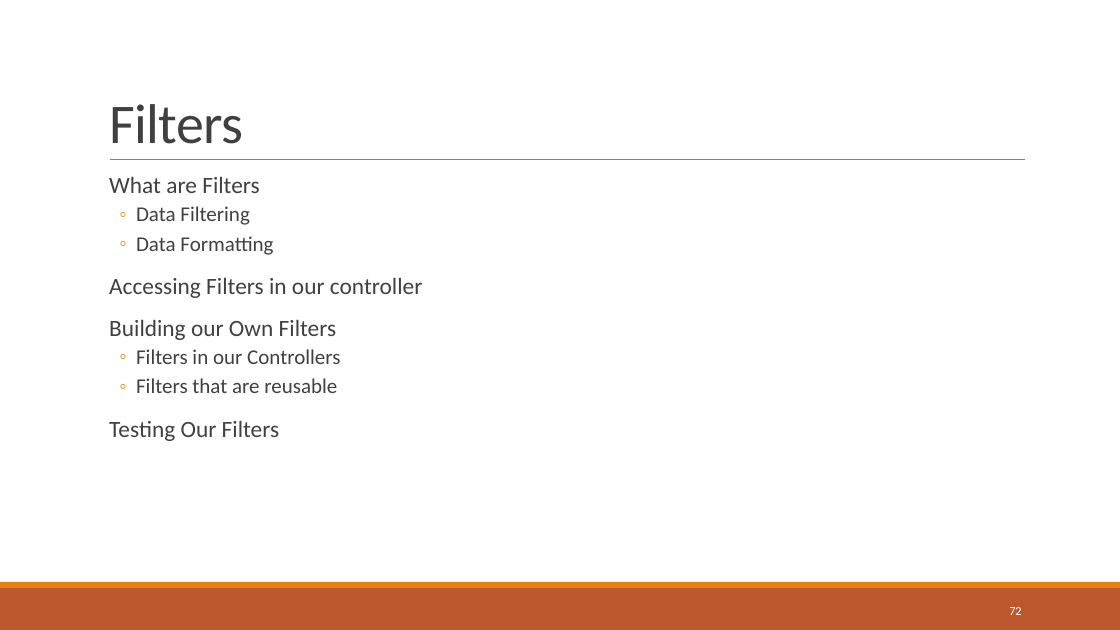
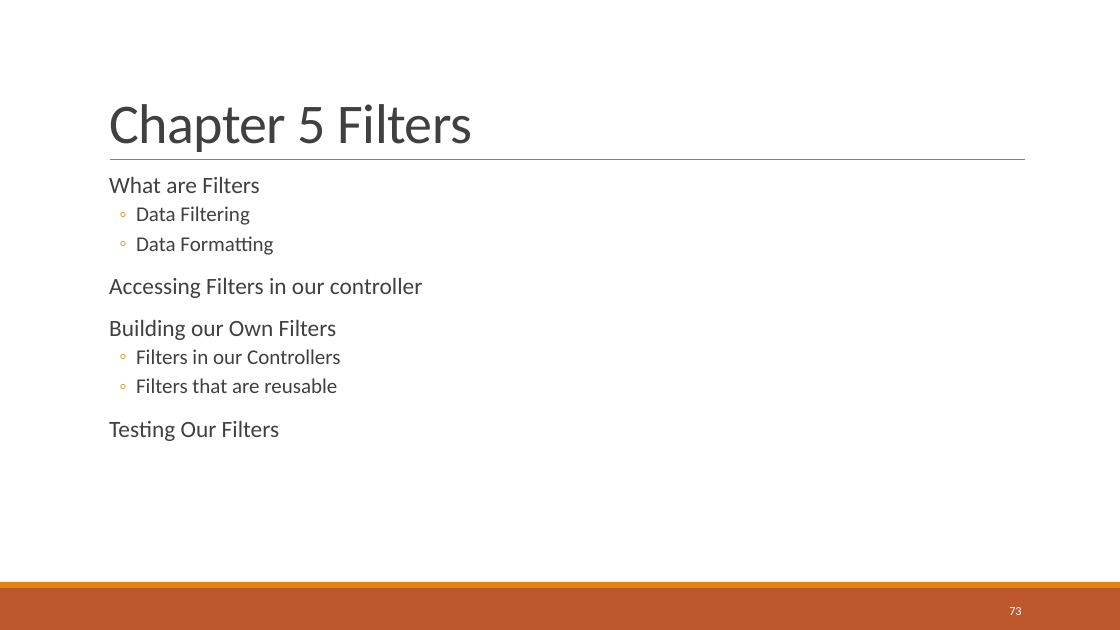
Before and after one commit to sbechtold/angularjs, a slide deck: slide 73 of materials/AngularJS.pptx (slide 72 before the commit). Drawn at 1120x630 pixels with LibreOffice and Linux fonts; fonts in the diff are those of the drawing. Boxes give left, top, right and bottom in pixels: in the first picture for what was removed or moved away, otherwise in the second. Text is boxed around its words. In the diff, an @@ line names an element or a change of style, - is before the commit and + after.

```diff
--- a/materials/AngularJS.pptx
+++ b/materials/AngularJS.pptx
@@ title at box(109, 104, 472, 152): text changed @@
-Filters
+Chapter 5 Filters
@@ page number at box(1009, 607, 1021, 615): text changed @@
-72
+73
```
Also in this commit, not shown: 11 other slides changed, 12 slides added, 10 slides removed, 16 other files.
